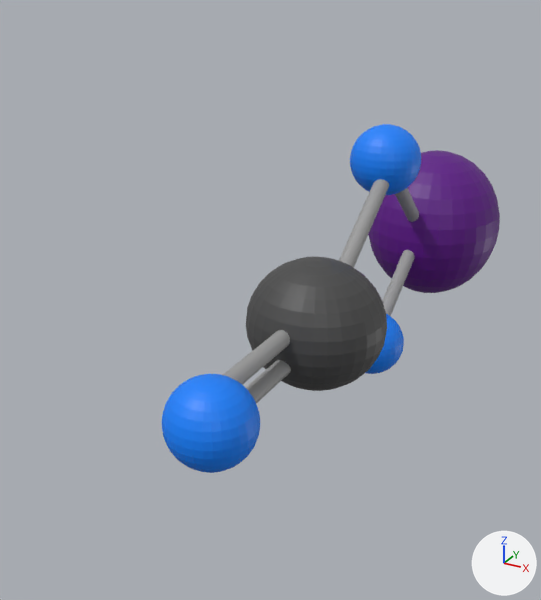
Two versions of the glTF model src/components/answerModels/hno3.gltf, one commit apart.
The view is the same before and after, from a 50 mm lens placed at (10.1, -21.0, 7.7), pointed at (-1.1, -0.7, -2.5). Every picture has the same lights, and +X, +Y and +Z are marked at lower right. Where no turn or scale is listed for an object, it has been applied to the vertices.
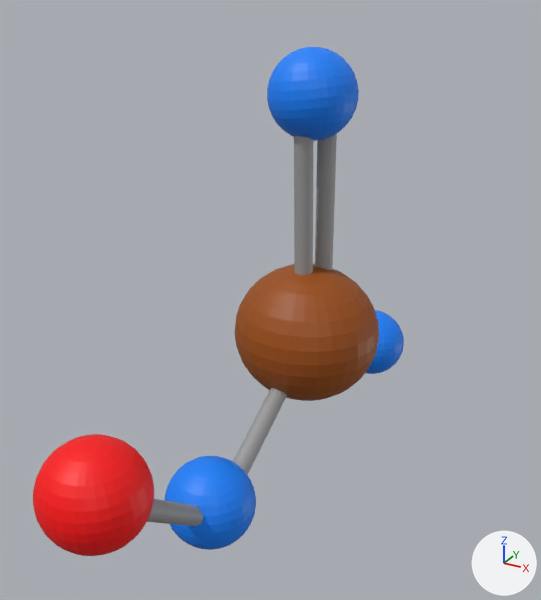
Boxes (x1, y1, x2, y2) around the edits, measured in the pictures (541 x 600 px):
'Sphere.003', recoloured, moved, rescaled (8% narrower, 15% shorter): before (368, 150, 500, 293); after (33, 434, 154, 556)
'Sphere', recoloured, moved (grey to brown): before (246, 257, 387, 391); after (235, 264, 379, 401)
'Sphere.002', moved: before (162, 374, 260, 473); after (165, 456, 256, 550)
'Sphere.001', moved: before (350, 124, 421, 195); after (267, 47, 359, 141)
'Cylinder.001', moved, turned: before (339, 179, 389, 268); after (315, 133, 337, 270)
'Cylinder.002', moved, turned: before (395, 188, 419, 222); after (294, 136, 313, 275)
'Cylinder', moved, turned: before (223, 330, 290, 385); after (233, 388, 287, 475)
'Cylinder.005', moved, turned: before (246, 360, 291, 403); after (147, 499, 203, 526)
'Cylinder.003', deleted: before (382, 250, 415, 316)

Diff of the bpy script that builds the scene:
```diff
--- a/src/components/answerModels/hno3.gltf.py
+++ b/src/components/answerModels/hno3.gltf.py
@@ mat_hidrogeno @@
+mat_hidrogeno = principled_material('hidrogeno')
+mat_hidrogeno.base_color = (1.0, 0.0, 0.00123)  # red #ff0004
@@ mat_carbon_001 @@
+mat_carbon_001 = principled_material('carbon.001')
+mat_carbon_001.base_color = (0.334, 0.0752, 0.000131)  # brown #9c4e00
@@ me_sphere @@
 me_sphere.from_pydata(...)  # 482 vertices, 960 faces; spans x -1.1..1.1, y -0.47..0.47, z -0.47..0.47
-me_sphere.materials.append(mat_carbon)  # dark grey #494949
+me_sphere.materials.append(mat_carbon_001)  # brown #9c4e00
@@ me_sphere_005 @@
 me_sphere_005.from_pydata(...)  # 482 vertices, 960 faces; spans x -1.1..1.1, y -0.47..0.47, z -0.47..0.47
-me_sphere_005.materials.append(mat_calcio)  # purple #5d0086
+me_sphere_005.materials.append(mat_hidrogeno)  # red #ff0004
@@ ob_sphere @@
 ob_sphere = bpy.data.objects.new('Sphere', me_sphere)
-ob_sphere.location = (0.6, -0.74, -2.93)
+ob_sphere.location = (0.6, -1.45, -2.93)
 ob_sphere.scale = (-2.12, 4.74, 4.66)
@@ ob_cylinder @@
 ob_cylinder = bpy.data.objects.new('Cylinder', me_cylinder)
-ob_cylinder.location = (0.5, -3.9, -2.56)
-ob_cylinder.rotation_euler = (1.568, 0.0, 0.0)  # degrees (90, 0, 0)
+ob_cylinder.location = (0.5, -3.9, -4.78)
+ob_cylinder.rotation_euler = (2.086, 0.0, 0.0)  # degrees (120, 0, 0)
 ob_cylinder.scale = (0.37, 0.275, 2.01)
@@ ob_cylinder_001 @@
 ob_cylinder_001 = bpy.data.objects.new('Cylinder.001', me_cylinder_001)
-ob_cylinder_001.location = (0.88, 2.26, -0.46)
-ob_cylinder_001.rotation_euler = (-0.953, 0.0, 0.0)  # degrees (-55, 0, 0)
+ob_cylinder_001.location = (0.88, -0.88, 1.12)
+ob_cylinder_001.rotation_euler = (0.00896, 0.0, 0.0)  # degrees (0.5, 0, 0)
 ob_cylinder_001.scale = (0.37, 0.275, 2.01)
@@ ob_cylinder_002 @@
 ob_cylinder_002 = bpy.data.objects.new('Cylinder.002', me_cylinder_002)
-ob_cylinder_002.location = (0.57, 7.43, -0.69)
-ob_cylinder_002.rotation_euler = (-2.273, 0.0, 0.0)  # degrees (-130, 0, 0)
+ob_cylinder_002.location = (0.57, -1.74, 1.15)
+ob_cylinder_002.rotation_euler = (0.0386, 0.0, 0.0)  # degrees (2.2, 0, 0)
 ob_cylinder_002.scale = (0.37, 0.275, 2.01)
@@ ob_sphere_001 @@
 ob_sphere_001 = bpy.data.objects.new('Sphere.001', me_sphere_001)
-ob_sphere_001.location = (0.6, 4.9, 1.34)
+ob_sphere_001.location = (0.6, -1.37, 4.49)
 ob_sphere_001.scale = (-1.18, 2.7, 2.74)
@@ ob_sphere_002 @@
 ob_sphere_002 = bpy.data.objects.new('Sphere.002', me_sphere_002)
-ob_sphere_002.location = (0.6, -7.07, -3.18)
+ob_sphere_002.location = (0.29, -6.79, -6.07)
 ob_sphere_002.scale = (-1.18, 2.7, 2.74)
@@ ob_cylinder_003 @@
-ob_cylinder_003 = bpy.data.objects.new('Cylinder.003', me_cylinder_004)
-ob_cylinder_003.location = (0.57, 7.2, -4.5)
@@ ob_sphere_003 @@
 ob_sphere_003 = bpy.data.objects.new('Sphere.003', me_sphere_005)
-ob_sphere_003.location = (0.63, 11.63, -2.94)
-ob_sphere_003.scale = (-2.68, 6.62, 6.99)
+ob_sphere_003.location = (0.29, -11.22, -2.75)
+ob_sphere_003.scale = (-1.18, 2.7, 2.74)
@@ ob_cylinder_005 @@
 ob_cylinder_005 = bpy.data.objects.new('Cylinder.005', me_cylinder_007)
-ob_cylinder_005.location = (0.5, -4.38, -3.57)
-ob_cylinder_005.rotation_euler = (1.568, 0.0, 0.0)  # degrees (90, 0, 0)
+ob_cylinder_005.location = (0.5, -9.47, -4.38)
+ob_cylinder_005.rotation_euler = (0.884, 0.0, 0.0)  # degrees (51, 0, 0)
 ob_cylinder_005.scale = (0.37, 0.275, 2.01)
```
